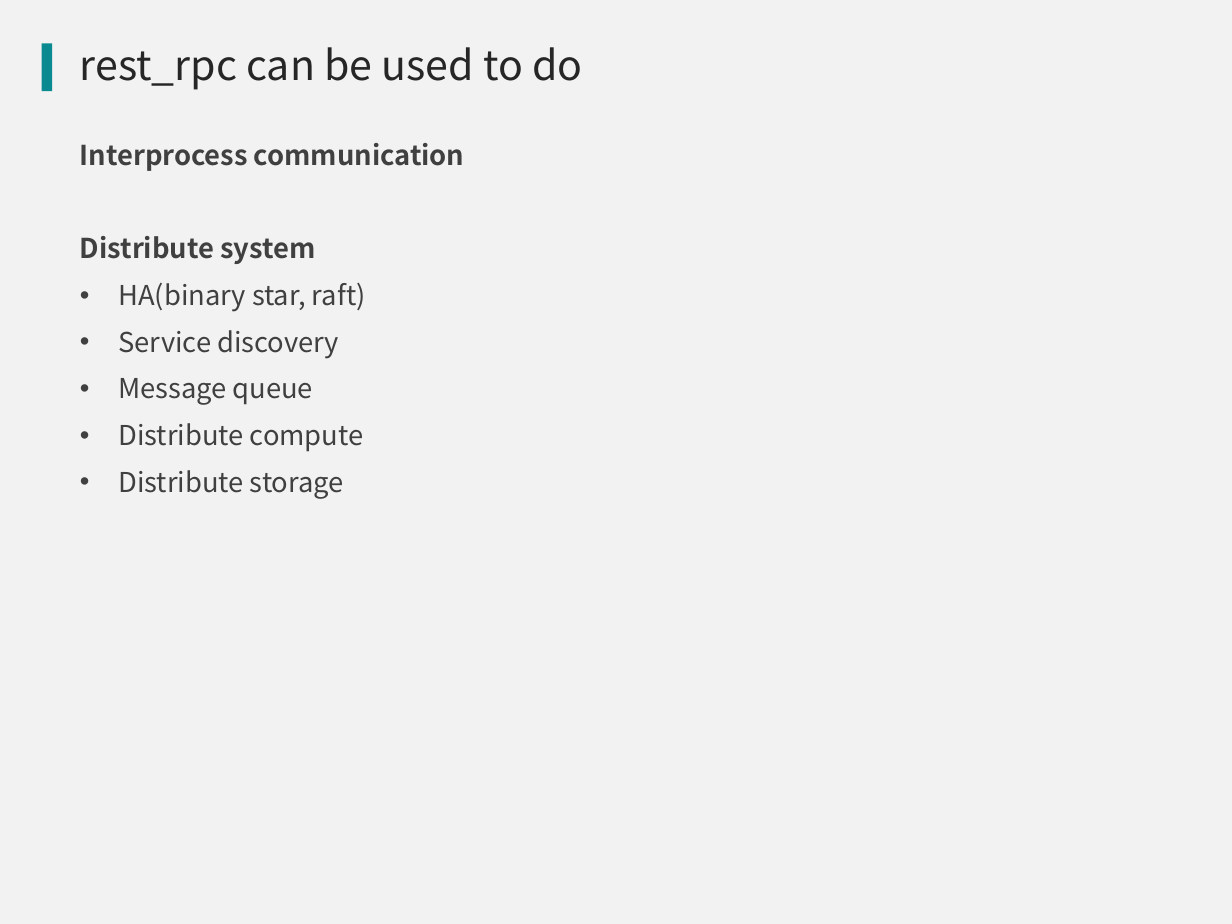
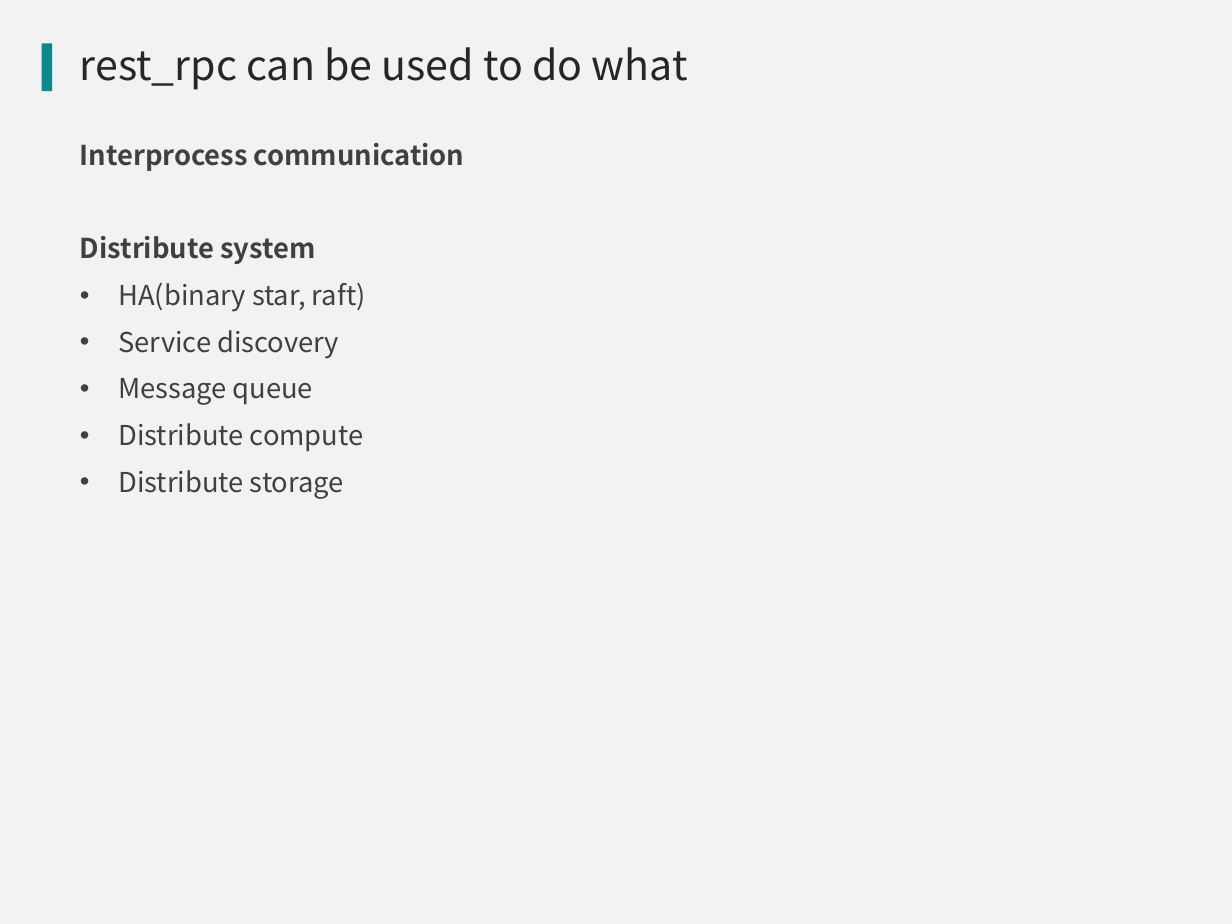
Before and after one commit to qicosmos/cppnow2017-ppt, a slide deck: slide 53 of An easy to use RPC framework implemented by c++11 and c++14.pptx (slide 52 before the commit). Drawn at 1232x924 pixels with LibreOffice and Linux fonts; fonts in the diff are those of the drawing; background and template pictures are left out. Boxes give left, top, right and bottom in pixels: in the first picture for what was removed or moved away, otherwise in the second. Text is boxed around its words. In the diff, an @@ line names an element or a change of style, - is before the commit and + after.

```diff
--- a/An easy to use RPC framework implemented by c++11 and c++14.pptx
+++ b/An easy to use RPC framework implemented by c++11 and c++14.pptx
@@ title at (x1=80, y1=47, x2=688, y2=90): text changed @@
-rest_rpc can be used to do
+rest_rpc can be used to do what
```
Also in this commit, not shown: 6 other slides changed, 1 slide added.
